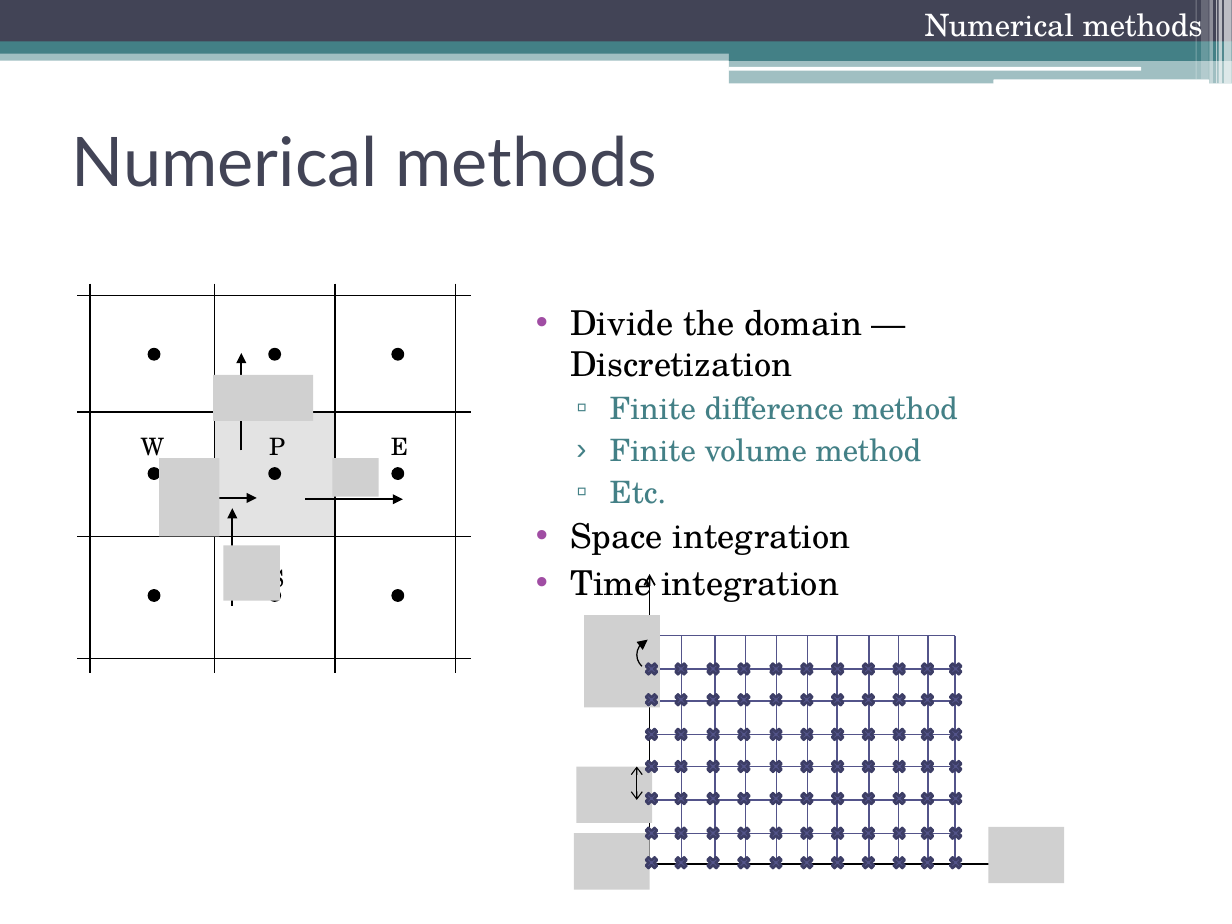
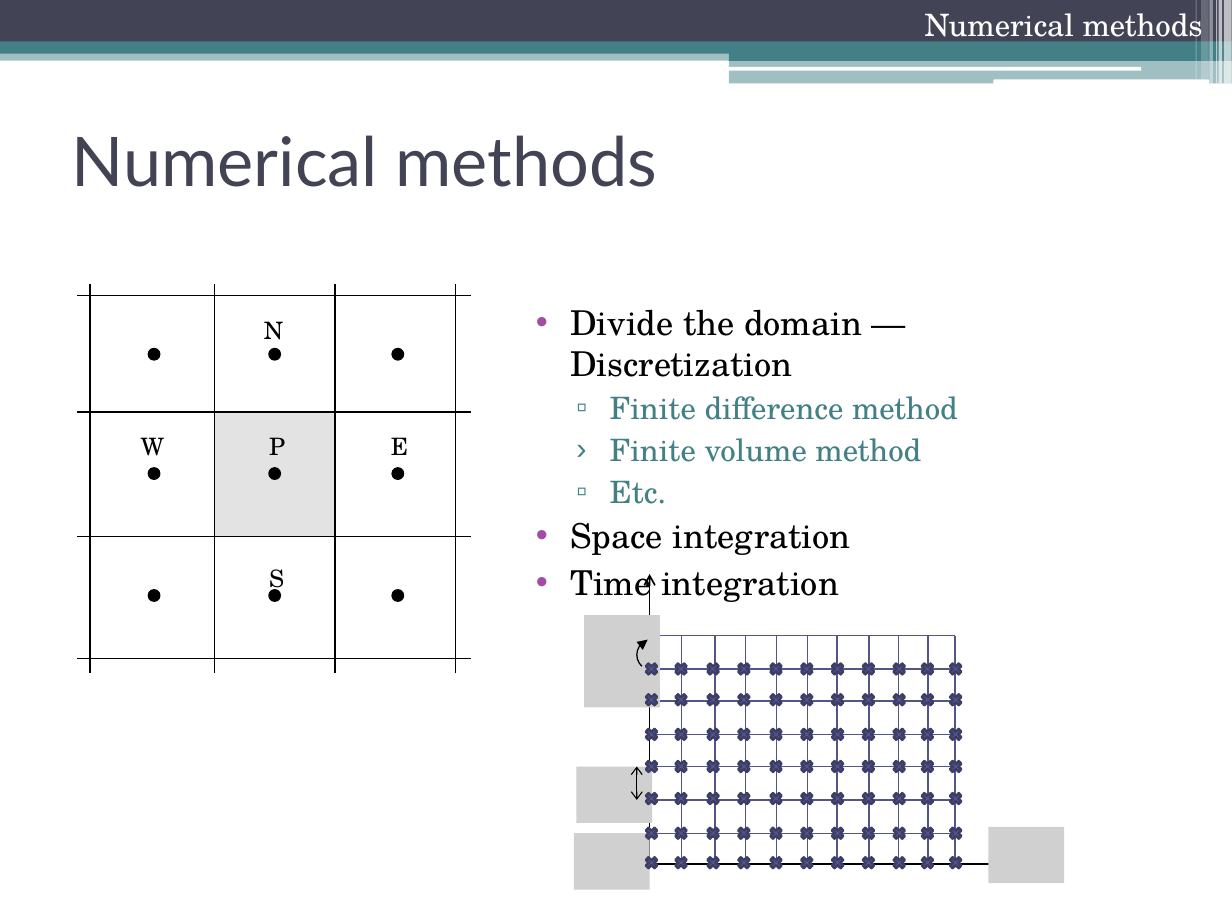
Before and after one commit to laurapla/Gasos, a slide deck: slide 5 of Presentació/Presentacióv2.pptx. Drawn at 1232x924 pixels with LibreOffice and Linux fonts; fonts in the diff are those of the drawing; grey boxes stand for pictures. Boxes give left, top, right and bottom in pixels: in the first picture for what was removed or moved away, otherwise in the second. Text is boxed around its words. In the diff, an @@ line names an element or a change of style, - is before the commit and + after.

```diff
--- a/Presentació/Presentacióv2.pptx
+++ b/Presentació/Presentacióv2.pptx
@@ text added at [264, 321, 284, 340], 14 pt, text #000000 @@
+N
@@ group removed at [159, 352, 403, 606]: 4 arrows, 4 pictures @@
```
Also in this commit, not shown: 2 other slides changed, 1 other file.
